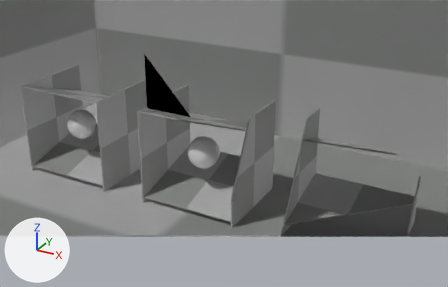
The glTF model Three template/src/assets/models/Level.glb as it was, and as the next commit left it.
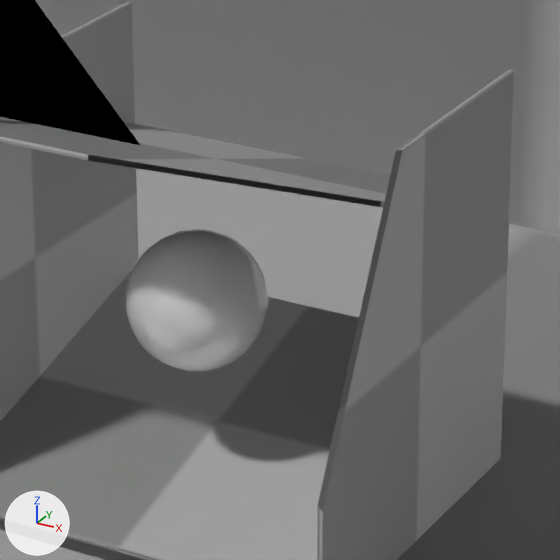
There are two pictures of each version: one from a 50 mm lens placed at (253.0, -338.4, 270.5), pointed at (16.8, 91.1, 55.7), one close up on the part from 35% to 64% of the width and 29% to 74% of the height. The lights are fixed; the arrows at lower left show +X, +Y and +Z. Everything nearer to the camera than a plane just in front of the edit is cut away. Where no turn or scale is listed for an object, it has been applied to the vertices.

Before the edit, the objects in view are built like this:
```python
me_cube = bpy.data.meshes.new('Cube')
me_cube.from_pydata(...)  # a box spanning x -0.5..0.5, y -0.5..0.5, z -0.5..0.5
me_cube.materials.append(mat_checker)  # picture img_default_checker_gray
me_plane = bpy.data.meshes.new('Plane')
me_plane.from_pydata(...)  # 121 vertices, 200 faces; spans x -40.0..40.0, y 0.0, z -40.0..40.0
me_plane.materials.append(mat_red)
me_sphere = bpy.data.meshes.new('Sphere')
me_sphere.from_pydata(...)  # 386 vertices, 768 faces; spans x -0.5..0.5, y -0.5..0.5, z -0.5..0.5
me_sphere.materials.append(mat_white)  # white #ffffff
ob_sphere = bpy.data.objects.new('Sphere', me_sphere)
ob_sphere.parent = ob_box__2
ob_sphere.location = (1.0, 167.0, -51.0)
ob_sphere.scale = (28.2, 28.2, 28.2)
ob_wall__1 = bpy.data.objects.new('Wall (1)', me_cube)
ob_wall__1.parent = ob_room
ob_wall__1.location = (0.0, 250.0, 93.8)
ob_wall__1.rotation_euler = (-1.571, 0.0, -3.142)  # degrees (-90, 0, -180)
ob_wall__1.scale = (500.0, 188.0, 1.0)
ob_wall__5 = bpy.data.objects.new('Wall (5)', me_plane)
ob_wall__5.location = (0.3, 60.0, 128.0)
# also in view: 'Side.008' at (0.0, 92.4, 73.0); 'Side.010' at (-44.0, 92.4, 43.3); 'Side.011' at (0.0, 92.4, 15.5); 'Side.009' at (45.0, 92.4, 43.3); 'Wall' at (0.0, 0.0, 0.0)
```
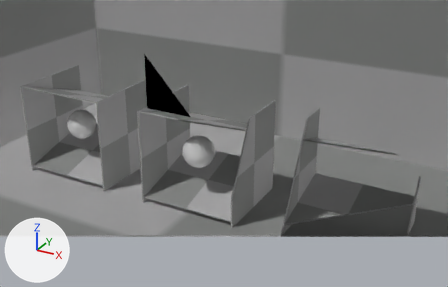
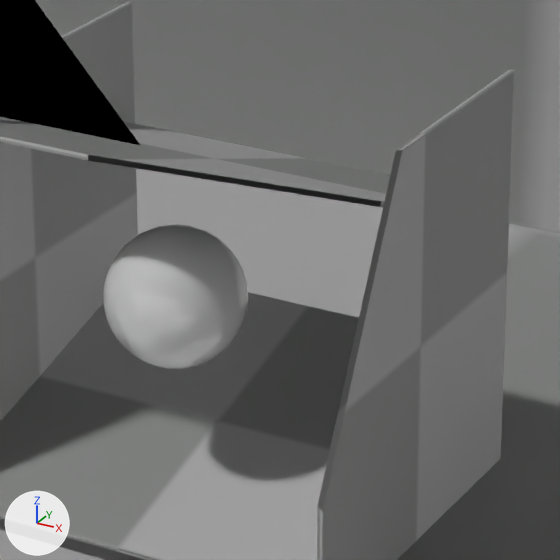
Changed parts and their boxes (x1, y1, x2, y2) in the close-ups (560 x 560 px):
'Sphere', moved
    before: (125, 229, 268, 372)
    after: (103, 224, 248, 369)

The change in detail:
Object 'Sphere' (ob_sphere) moves from (1.0, 167.0, -51.0) to (1.0, 159.0, -47.0).
